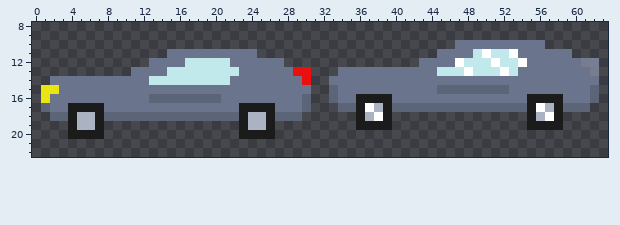
Pixel-art sprite: res/Car_10.png. The first picture shows the starting point.
The file is 64x32 pixels. Colours within 5 levels of each other are drawn and written as one. Shown: x 0..63, y 8..22.
After:
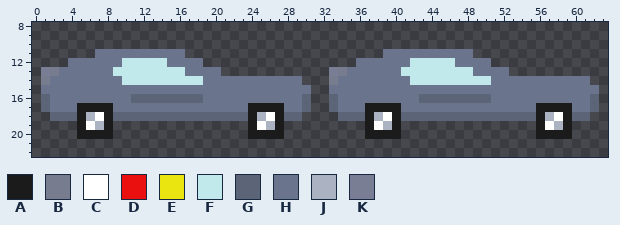
Palette (. is transparent): A #1b1b1c  B #777d8e  C #ffffff  D #ea1010  E #eae510  F #c1e9eb  G #5c6477  H #6b748d  J #abb3c3  K #797e94
Changes in this commit:
The edit adds colour A in row 18 at x 40 and 59; in row 19 at x 8, 27, 40 and 59; in row 20 at x 8, 27, 37 to 40 and 56 to 59.
Colour C gives way to colour A in row 17 at x 37 and 56.
Colour G gives way to colour A in row 17 at x 40 and 59; in row 18 at x 8 and 27.
Colour H gives way to colour A in row 17 at x 8 and 27.
Colour J gives way to colour A in row 17 at x 38 and 57; in row 18 at x 5, 24, 37 and 56; in row 19 at x 5 and 24.
The edit adds colour B in row 13 at x 2; in row 14 at x 1.
Colour H gives way to colour B in row 13 at x 34; in row 14 at x 33.
Colour A gives way to colour C in row 18 at x 7, 26, 39 and 58; in row 19 at x 38 and 57.
Colour J gives way to colour C in row 19 at x 6 and 25.
The edit adds colour F in row 12 at x 10 to 12 and 42; in row 13 at x 9 to 10.
Colour C gives way to colour F in row 13 at x 48.
Colour H gives way to colour F in row 12 at x 13 to 14 and 43 to 46; in row 13 at x 11 to 14 and 41 to 44; in row 14 at x 10 to 12 and 42 to 50.
The edit adds colour G in row 17 at x 33 and 62; in row 18 at x 34 to 35, 41 to 54 and 60 to 61.
Colour A gives way to colour G in row 18 at x 4, 23, 36 and 55.
Colour E gives way to colour G in row 16 at x 1.
Colour H gives way to colour G in row 16 at x 11 to 12 and 43 to 50.
The edit adds colour H in row 11 at x 7 to 14 and 39 to 44; in row 12 at x 4 to 9 and 36 to 41; in row 13 at x 3 to 8.
Colour A gives way to colour H in row 16 at x 36 to 39 and 55 to 58; in row 17 at x 4, 23, 36 and 55.
Colour C gives way to colour H in row 12 at x 47; in row 13 at x 52.
Colour E gives way to colour H in row 15 at x 1 to 2.
Colour F gives way to colour H in row 12 at x 17 to 18 and 48 to 50; in row 13 at x 17 to 20 and 49 to 51; in row 14 at x 19 to 21.
Colour G gives way to colour H in row 15 at x 33, 45 to 52 and 62; in row 16 at x 19 to 20; in row 17 at x 34 to 35, 41 to 54 and 60 to 61.
Colour A gives way to colour J in row 19 at x 7, 26, 39 and 58.
Colour C gives way to colour J in row 18 at x 38 and 57.
The edit adds colour K in row 13 at x 1 and 33.
The edit erases colour A in row 19 at x 4, 23, 36 and 55; in row 20 at x 4 and 23.
The edit erases colour B in row 12 at x 61; in row 13 at x 62.
The edit erases colour C in row 11 at x 50 and 53; in row 12 at x 51 and 54.
The edit erases colour D in row 13 at x 29 to 30; in row 14 at x 30.
The edit erases colour F in row 11 at x 49 and 51 to 52; in row 12 at x 19 to 21 and 52 to 53; in row 13 at x 21 to 22 and 53.
The edit erases colour H in row 10 at x 47 to 56; in row 11 at x 17 to 24 and 54 to 59; in row 12 at x 22 to 27 and 55 to 60; in row 13 at x 23 to 28 and 54 to 61; in row 14 at x 62.
The edit erases colour K in row 12 at x 62.
Pixel boxes of the changes (left, top, right, bottom) in both pictures:
changed: (41, 40, 599, 139)
